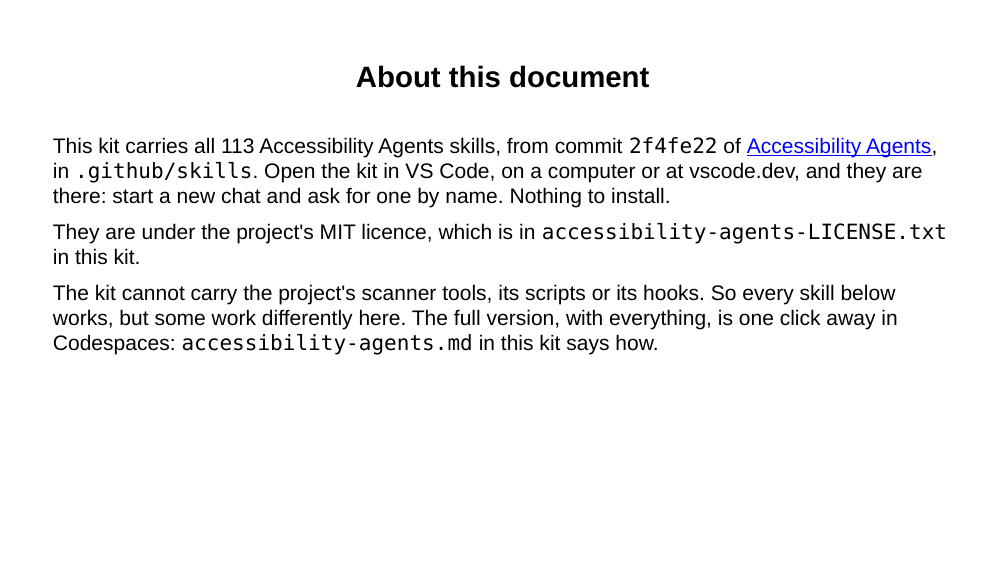
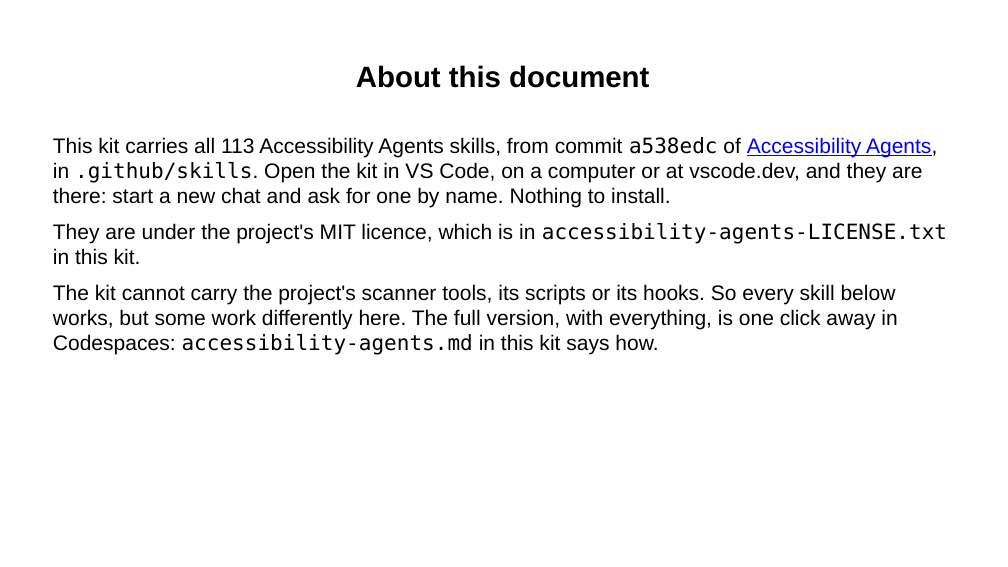
Before and after one commit to Community-Access/glow, a slide deck: slide 2 of docs/ahg-2026/kit/accessibility-agents-in-the-kit.pptx. Drawn at 1008x567 pixels with LibreOffice and Linux fonts; fonts in the diff are those of the drawing. Boxes give left, top, right and bottom in pixels: in the first picture for what was removed or moved away, otherwise in the second. Text is boxed around its words. In the diff, an @@ line names an element or a change of style, - is before the commit and + after.

```diff
--- a/docs/ahg-2026/kit/accessibility-agents-in-the-kit.pptx
+++ b/docs/ahg-2026/kit/accessibility-agents-in-the-kit.pptx
@@ text at [53, 137, 937, 208]: text changed @@
-This kit carries all 113 Accessibility Agents skills, from commit 2f4fe22 of Accessibility Agents, in .github/skills. Open the kit in VS Code, on a computer or at vscode.dev, and they are there: start a new chat and ask for one by name. Nothing to install.
+This kit carries all 113 Accessibility Agents skills, from commit a538edc of Accessibility Agents, in .github/skills. Open the kit in VS Code, on a computer or at vscode.dev, and they are there: start a new chat and ask for one by name. Nothing to install.
```
Also in this commit, not shown: 16 other slides changed, 1 slide added, 47 other files.
